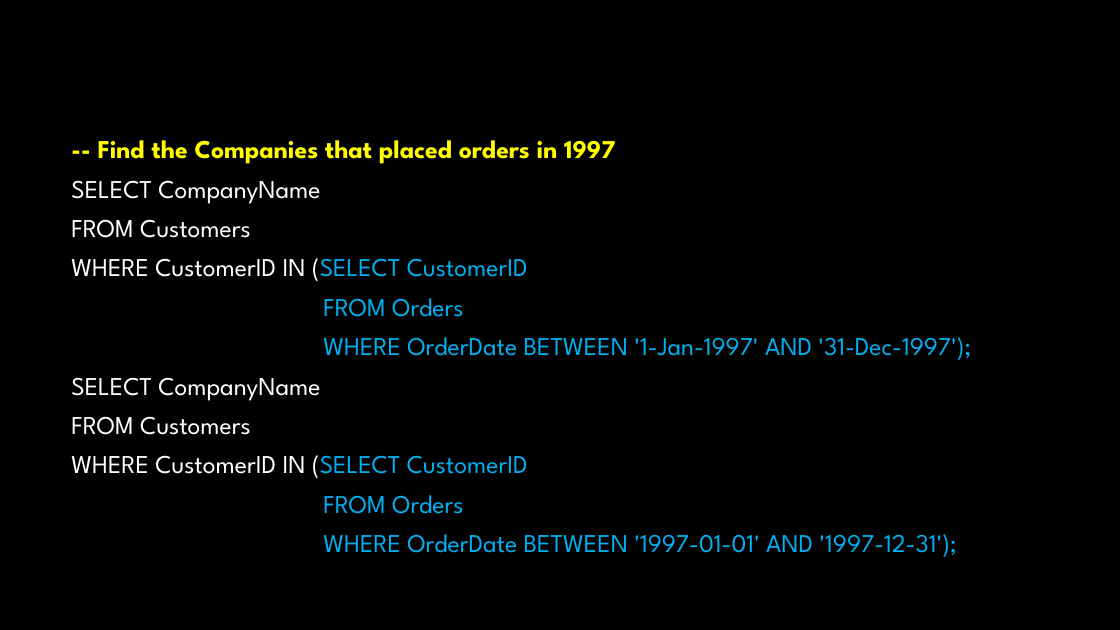
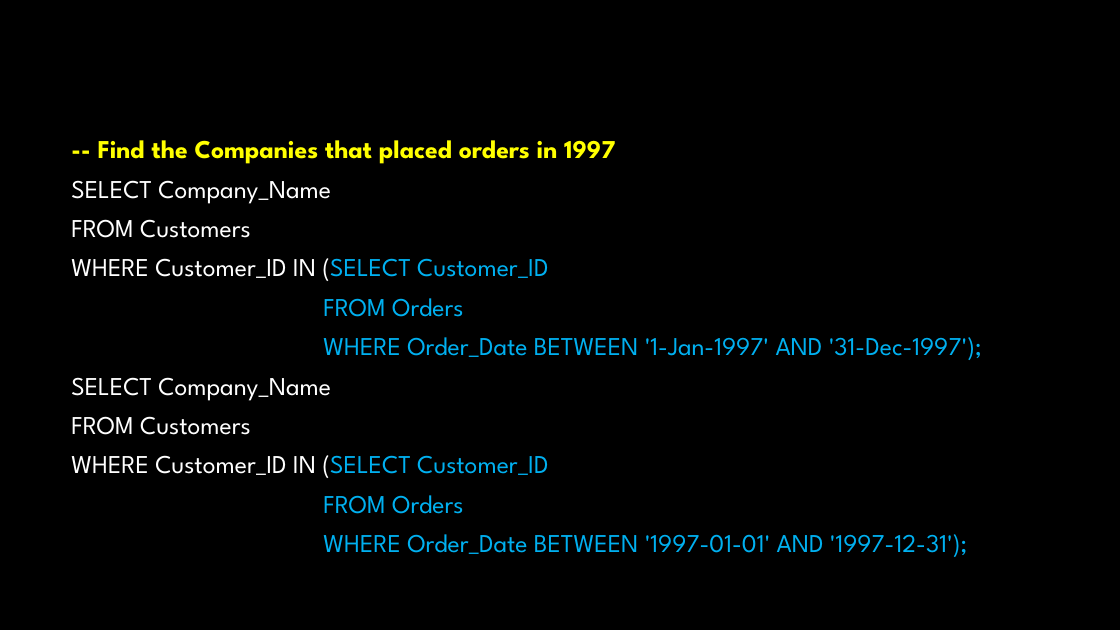
Before and after one commit to VKRISHNANB/postgres, a slide deck: slide 30 of slides/2psql1.pptx (slide 31 before the commit). Drawn at 1120x630 pixels with LibreOffice and Linux fonts; fonts in the diff are those of the drawing; background and template pictures are left out. Boxes give left, top, right and bottom in pixels: in the first picture for what was removed or moved away, otherwise in the second. Text is boxed around its words. In the diff, an @@ line names an element or a change of style, - is before the commit and + after.

```diff
--- a/slides/2psql1.pptx
+++ b/slides/2psql1.pptx
@@ text at box(71, 180, 331, 204): text changed @@
-SELECT CompanyName
+SELECT Company_Name
@@ text at box(71, 258, 548, 281): text changed @@
-WHERE CustomerID IN (SELECT CustomerID
+WHERE Customer_ID IN (SELECT Customer_ID
@@ text at box(71, 337, 982, 401): text changed @@
-WHERE OrderDate BETWEEN '1-Jan-1997' AND '31-Dec-1997');
-SELECT CompanyName
+WHERE Order_Date BETWEEN '1-Jan-1997' AND '31-Dec-1997');
+SELECT Company_Name
@@ text at box(71, 455, 548, 478): text changed @@
-WHERE CustomerID IN (SELECT CustomerID
+WHERE Customer_ID IN (SELECT Customer_ID
@@ text at box(323, 534, 967, 557): text changed @@
-WHERE OrderDate BETWEEN '1997-01-01' AND '1997-12-31');
+WHERE Order_Date BETWEEN '1997-01-01' AND '1997-12-31');
```
Also in this commit, not shown: 33 other slides changed, 1 slide removed, 4 other files.
